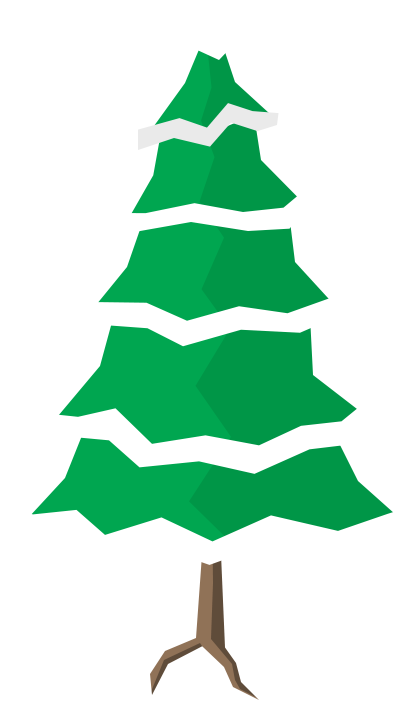
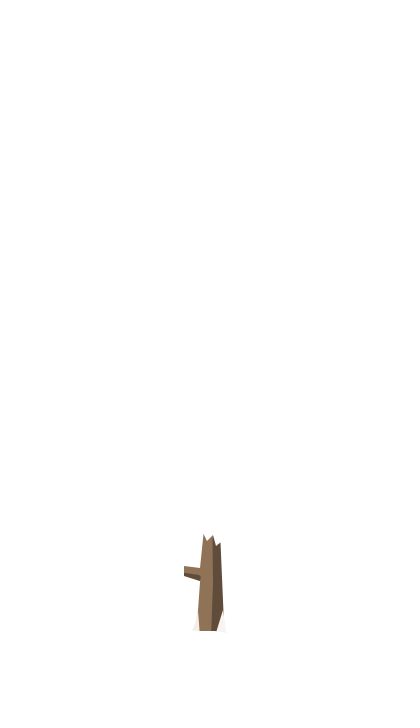
Layer changes from the first 420x728 image to the second:
hid group "Tree Snow" (6 layers) over 31, 50, 394, 565
painted on "Color Fill 9" over 138, 103, 279, 150
hid "Color Fill 1" over 148, 50, 275, 139
hid "Color Fill 2" over 131, 115, 297, 214
hid "Color Fill 3" over 98, 213, 329, 335
hid "Color Fill 4" over 59, 311, 357, 459
hid "Color Fill 5" over 31, 423, 394, 553
added group "Group 1" with 4 layers in group "Base Tree" over 147, 515, 287, 700
added layer "Color Fill 17" in group "Group 1" over 215, 610, 258, 699
added layer "Color Fill 16" in group "Group 1" over 150, 611, 200, 680
moved "Color Fill 15" into group "Group 1", painted on it over 148, 515, 287, 700
moved "Color Fill 6" into group "Group 1", painted on it over 150, 534, 259, 700
